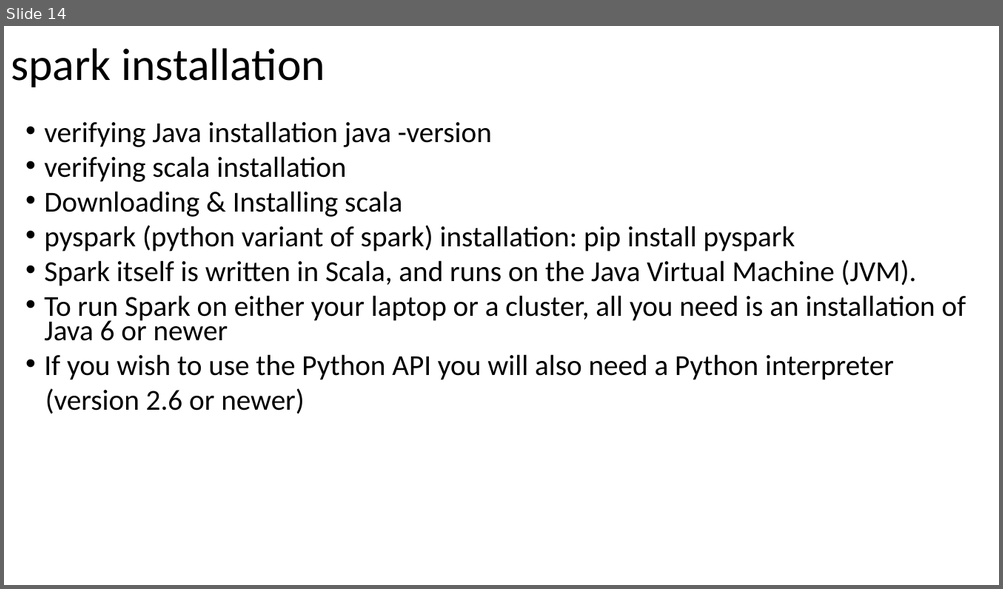
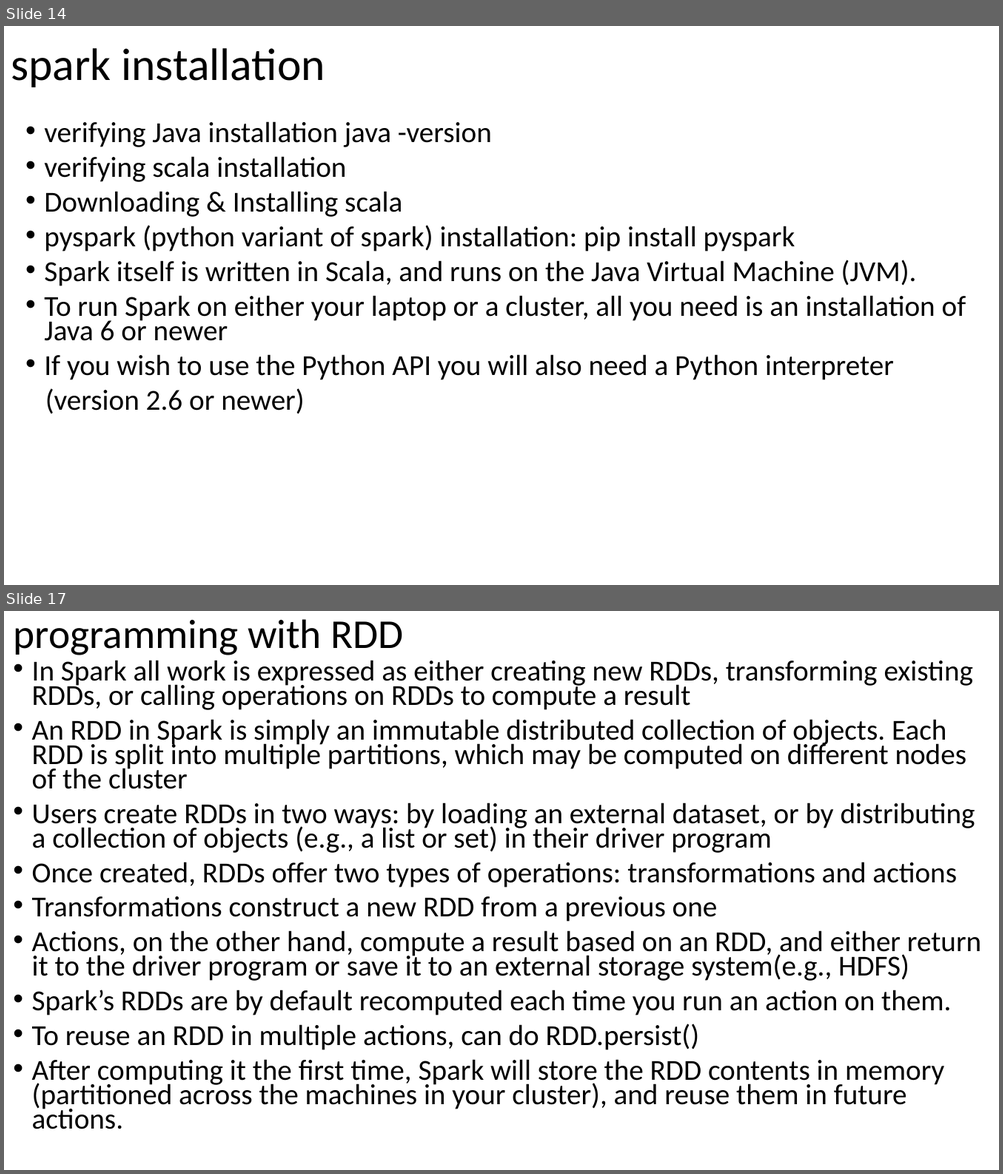
Before and after one commit to krishxx/spark, a slide deck: docs/understanding_spark.pptx. Shown one above the other, each under a label of ours: slide 14 before the commit, slides 14 and 17 after it; the slides between them are not shown. The pictures are 1003x589 and 1003x1174 pixels, drawn with LibreOffice and Linux fonts; fonts in the diff are those of the drawing. Boxes give left, top, right and bottom in pixels: in the first picture for what was removed or moved away, otherwise in the second. Text is boxed around its words. In the diff, an @@ line names an element or a change of style, - is before the commit and + after.

```diff
--- a/docs/understanding_spark.pptx
+++ b/docs/understanding_spark.pptx
@@ slide 17 added at <box>4,611,999,1170</box>, background #FFFFFF @@
@@ title added at <box>14,619,403,655</box>, 39.6 pt, text #000000 @@
+programming with RDD
@@ text added at <box>32,660,981,1130</box>, 28 pt, text #000000 @@
+• In Spark all work is expressed as either creating new RDDs, transforming existing RDDs, or calling operations on RDDs to compute a result
+• An RDD in Spark is simply an immutable distributed collection of objects. Each RDD is split into multiple partitions, which may be computed on different nodes of the cluster
+• Users create RDDs in two ways: by loading an external dataset, or by distributing a collection of objects (e.g., a list or set) in their driver program
+• Once created, RDDs offer two types of operations: transformations and actions
+• Transformations construct a new RDD from a previous one
+• Actions, on the other hand, compute a result based on an RDD, and either return it to the driver program or save it to an external storage system(e.g., HDFS)
+• Spark’s RDDs are by default recomputed each time you run an action on them.
+• To reuse an RDD in multiple actions, can do RDD.persist()
+• After computing it the first time, Spark will store the RDD contents in memory (partitioned across the machines in your cluster), and reuse them in future actions.
```
Also in this commit, not shown: 1 slide changed, 1 other slide added, 4 other files.
